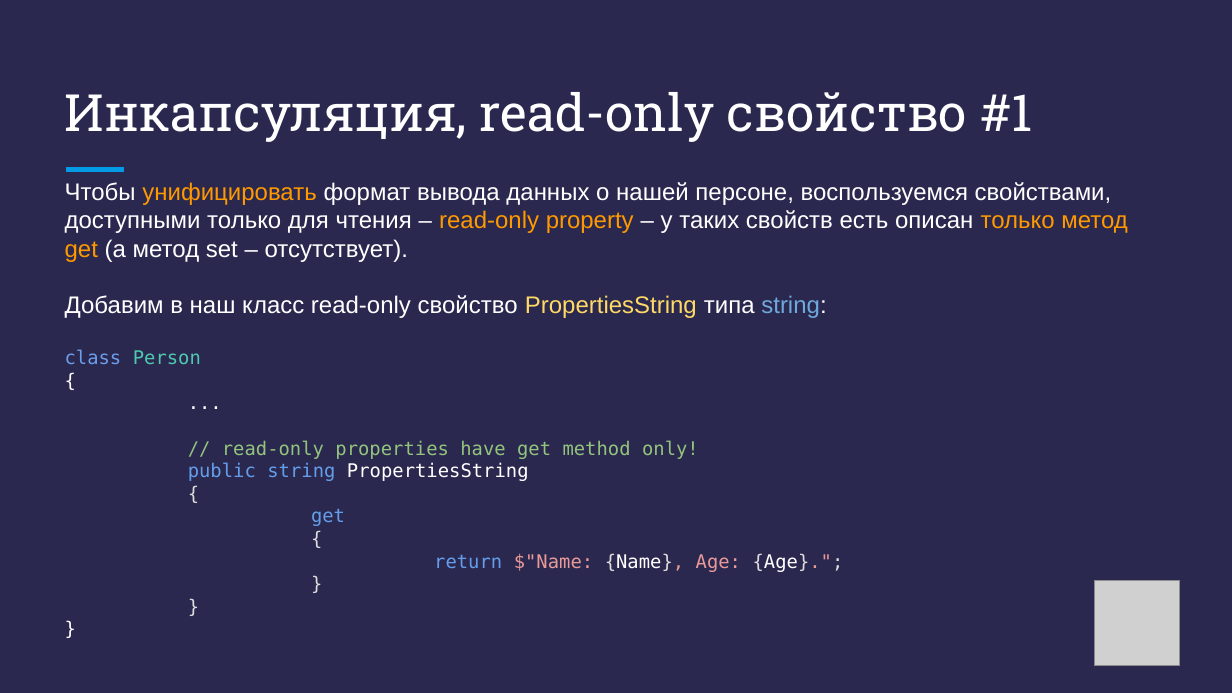
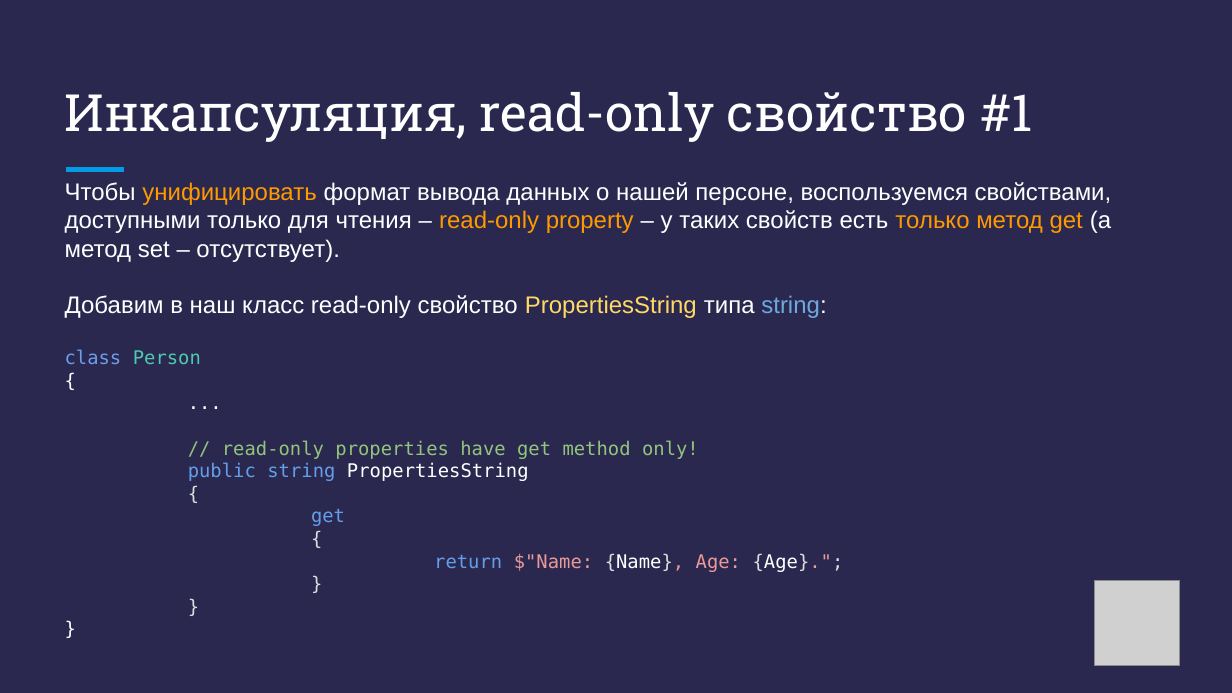
Before and after one commit to DenisKaVladimirovich/MyLessons, a slide deck: slide 19 of 10/Презентация - C# + .NET - Урок 10.pptx (slide 17 before the commit). Drawn at 1232x693 pixels with LibreOffice and Linux fonts; fonts in the diff are those of the drawing; grey boxes stand for pictures. Boxes give left, top, right and bottom in pixels: in the first picture for what was removed or moved away, otherwise in the second. Text is boxed around its words. In the diff, an @@ line names an element or a change of style, - is before the commit and + after.

```diff
--- a/10/Презентация - C# + .NET - Урок 10.pptx
+++ b/10/Презентация - C# + .NET - Урок 10.pptx
@@ text at [65, 182, 1112, 262]: text changed @@
-Чтобы унифицировать формат вывода данных о нашей персоне, воспользуемся свойствами, доступными только для чтения – read-only property – у таких свойств есть описан только метод get (а метод set – отсутствует).
+Чтобы унифицировать формат вывода данных о нашей персоне, воспользуемся свойствами, доступными только для чтения – read-only property – у таких свойств есть только метод get (а метод set – отсутствует).
```
Also in this commit, not shown: 5 other slides changed, 6 slides added, 4 slides removed, 21 other files.
